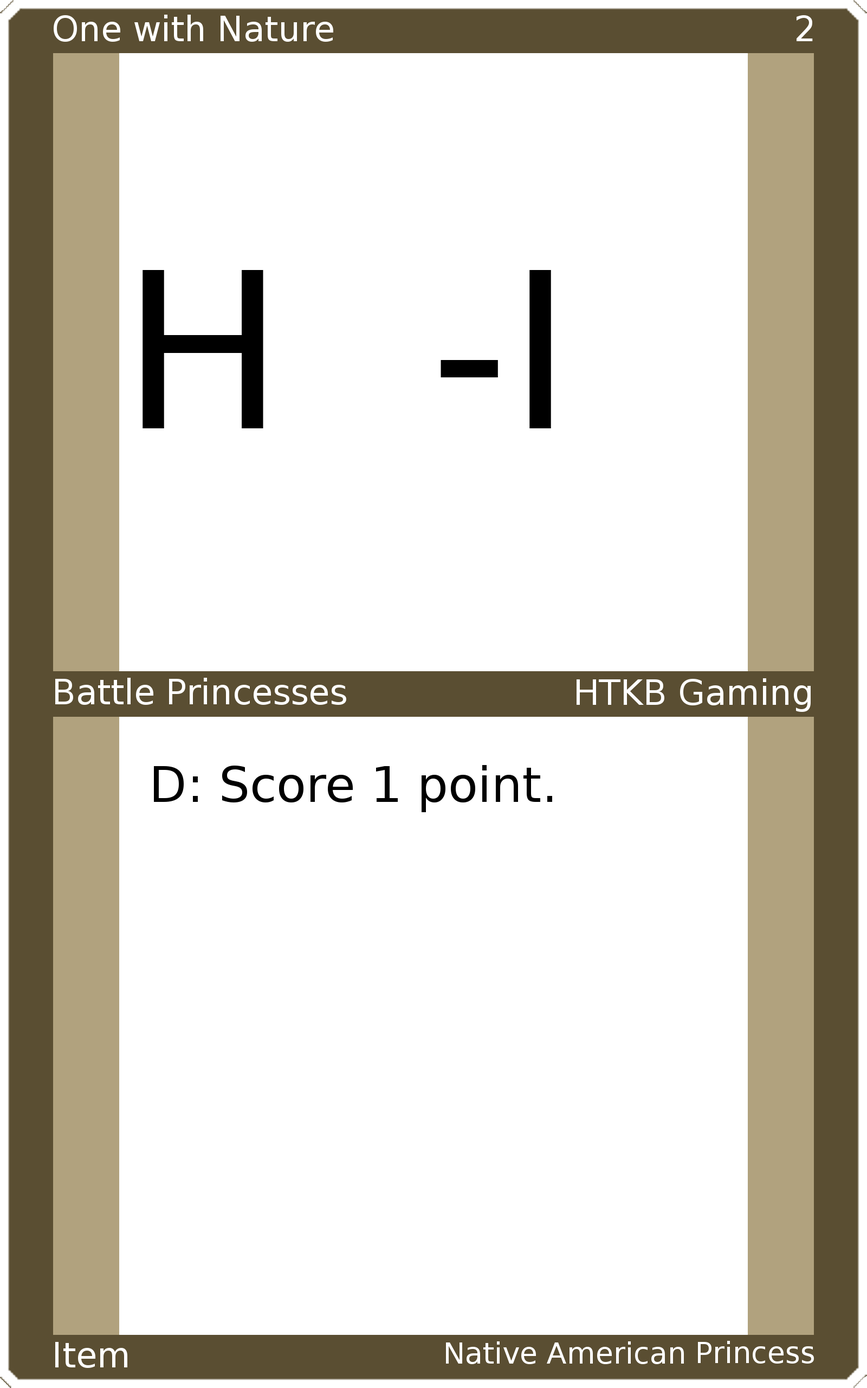
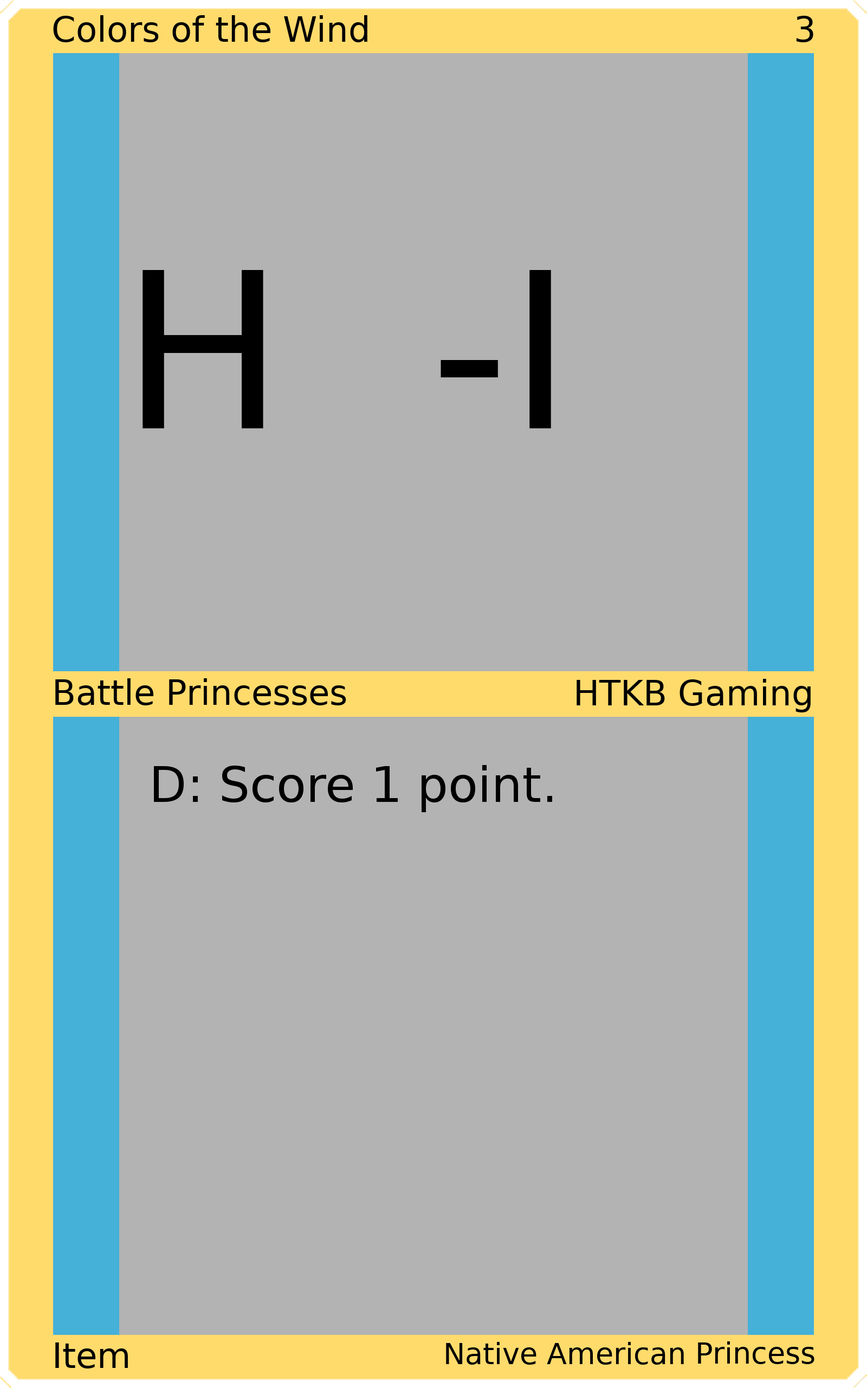
Layered file, before and after one edit (867px x 1388px). Changes by layer:
painted on "Upper Left" over <box>53,14,368,43</box>
painted on "Upper Right" over <box>796,15,814,43</box>
painted on "Mid Left" over <box>55,677,347,706</box>
painted on "Mid Right" over <box>576,678,811,713</box>
painted on "Item" over <box>55,1341,128,1369</box>
painted on "Bottom Right" over <box>446,1340,815,1365</box>
painted on "Border" over <box>0,0,867,1388</box>
painted on "Top Background" over <box>119,52,748,673</box>
painted on "Bottom Background" over <box>119,715,748,1336</box>
painted on "Background" over <box>35,35,832,1352</box>
